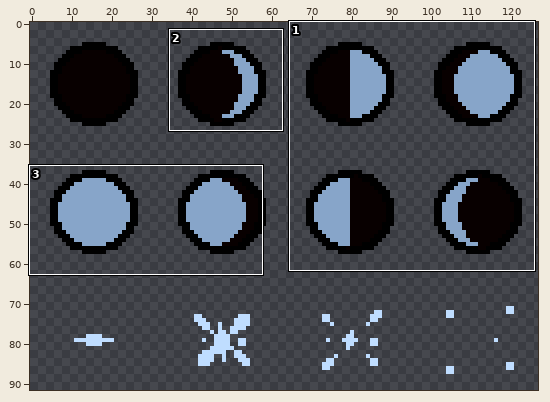
One commit to this sprite sheet: resources/gfx/effects/moon_phase_blue.png. The picture above shows the old version from afar; the outline marks the close-up.
Close-up. Before:
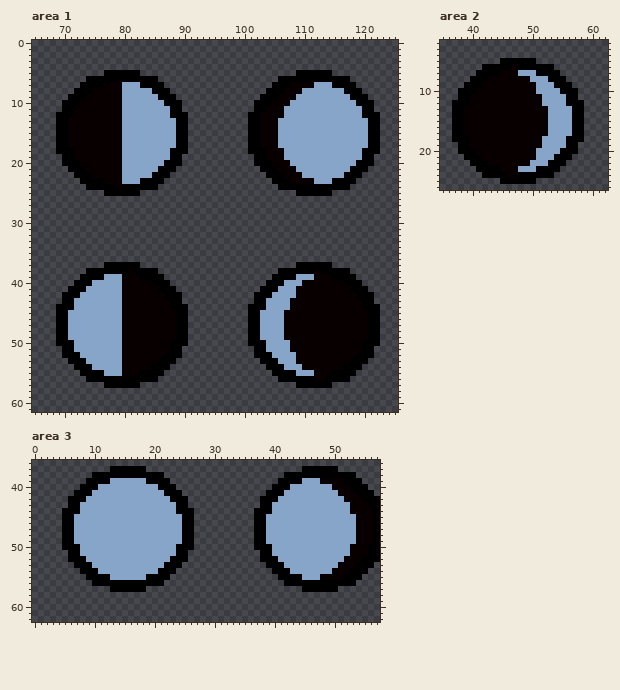
The file is 128x96 pixels. Shown: area 1: x 65..125, y 0..61; area 2: x 35..62, y 2..26; area 3: x 0..57, y 36..62. The wide view leaves out empty margins.
Once edited:
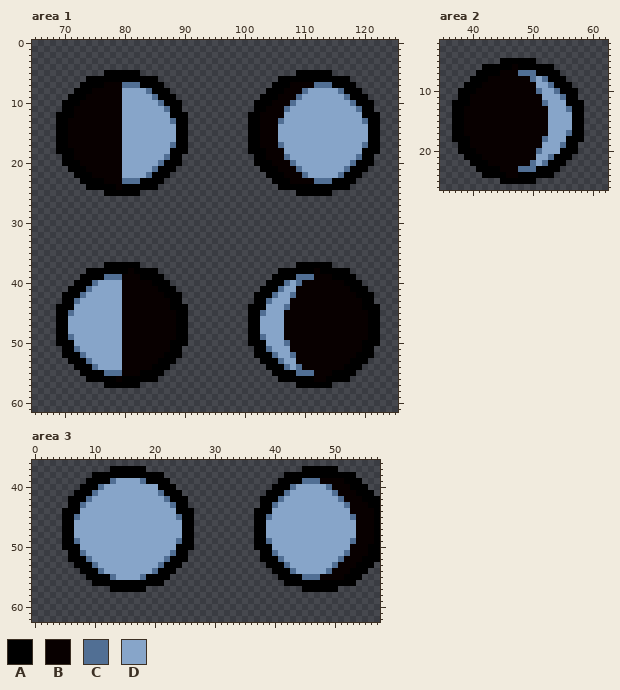
Palette (. is transparent): A #000000  B #080000  C #516f94  D #87a5c9
The exact change:
Changed rows in their new state; - is an unchanged pixel.
Area 1:
first column x 80:
 7 CCC-----------------------------CCC------
 8 ----C-------------------------C-----C----
 9 -----C-----------------------C-------C---
10 ------C---------------------C---------C--
11 -------C-------------------C-----------C-
13 --------C-----------------C-------------C
first column x 80:
17 --------C-----------------C-------------C
19 -------C-------------------C-----------C-
20 ------C---------------------C---------C--
21 -----C-----------------------C-------C---
22 ----C-------------------------C-----C----
23 CCC-----------------------------CCC------
first column x 71:
39 ------CCC-----------------------------CCC
40 ----C-------------------------------C-C--
41 ---C-------------------------------C-----
42 --C-------------------------------C--C---
43 -C-------------------------------C-------
44 ------------------------------------C----
45 C-------------------------------C--------
first column x 71:
49 C-------------------------------C--------
50 ------------------------------------C----
51 -C-------------------------------C-------
52 --C-------------------------------C--C---
53 ---C-------------------------------C-----
54 ----C-------------------------------C-C--
55 ------CCC-----------------------------CCC
Area 2:
first column x 48:
 7 CCC------
 8 --C-C----
 9 -----C---
10 ---C--C--
11 -------C-
12 ----C----
13 --------C
first column x 48:
17 --------C
18 ----C----
19 -------C-
20 ---C-----
21 -----C---
22 --C-C----
23 CCC------
Area 3:
first column x 7:
39 ------C----C--------------------------CCC------
40 ----C-------------------------------C-----C----
41 ---C----------C--------------------C-------C---
42 --C------------C------------------C---------C--
43 -C--------------C----------------C-----------C-
45 C----------------C--------------C-------------C
first column x 7:
49 C----------------C--------------C-------------C
51 -C--------------C----------------C-----------C-
52 --C------------C------------------C---------C--
53 ---C----------C--------------------C-------C---
54 ----C--------C----------------------C-----C----
55 ------C----C--------------------------CCC------
